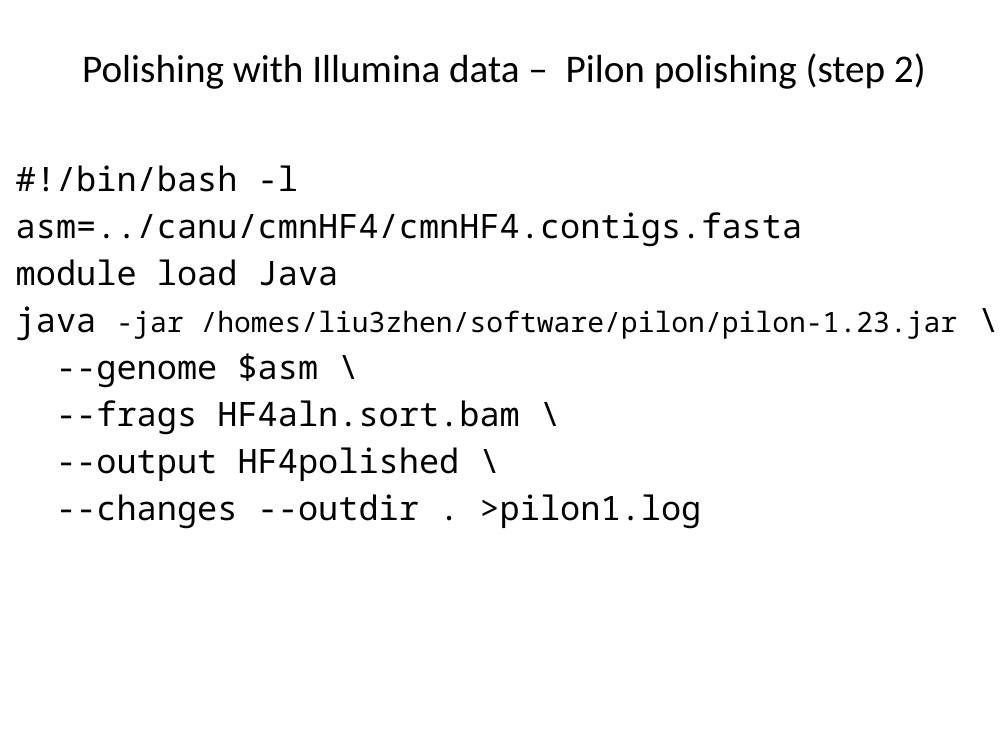
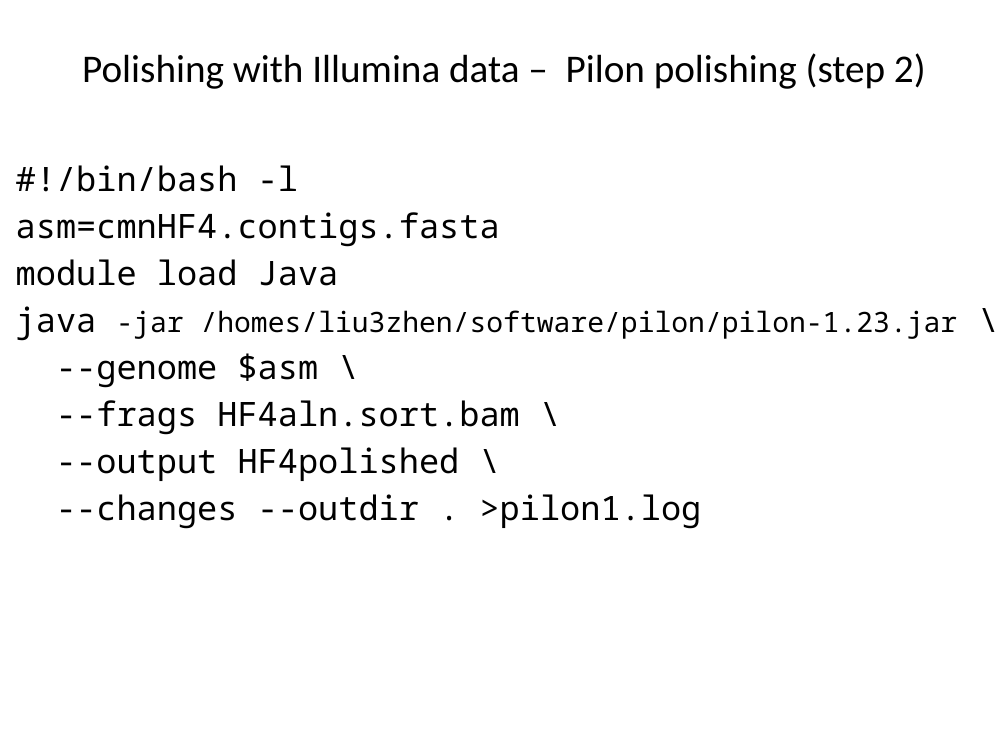
Before and after one commit to liu3zhenlab/teaching, a slide deck: slide 26 of PLPTH813Bioinformatis/2021/labs/lab10_assembly.pptx. Drawn at 1008x756 pixels with LibreOffice and Linux fonts; fonts in the diff are those of the drawing. Boxes give left, top, right and bottom in pixels: in the first picture for what was removed or moved away, otherwise in the second. Text is boxed around its words. In the diff, an @@ line names an element or a change of style, - is before the commit and + after.

```diff
--- a/PLPTH813Bioinformatis/2021/labs/lab10_assembly.pptx
+++ b/PLPTH813Bioinformatis/2021/labs/lab10_assembly.pptx
@@ text at (x1=16, y1=212, x2=500, y2=247): text changed @@
-asm=../canu/cmnHF4/cmnHF4.contigs.fasta
+asm=cmnHF4.contigs.fasta
```
Also in this commit, not shown: 7 other slides changed, 2 other files.
